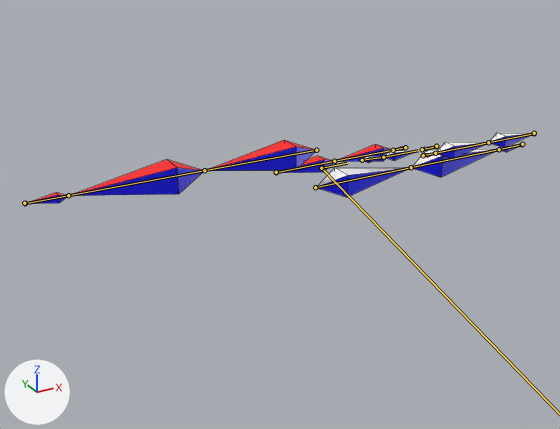
One commit to the FBX model DirectX/Resources/Fbx/boss1/boss1.fbx: the scene before it, then after it.
Camera for both pictures: a camera (50 mm lens) standing at (-126.0, 249.9, 181.9) and looking at (-11.8, 457.6, 78.1). Lighting does not change. The marker at lower left points along +X, +Y and +Z. The bones that bend it are drawn over the model as lines. Mesh edges are drawn as thin lines.

In view in the first picture: 'body'.
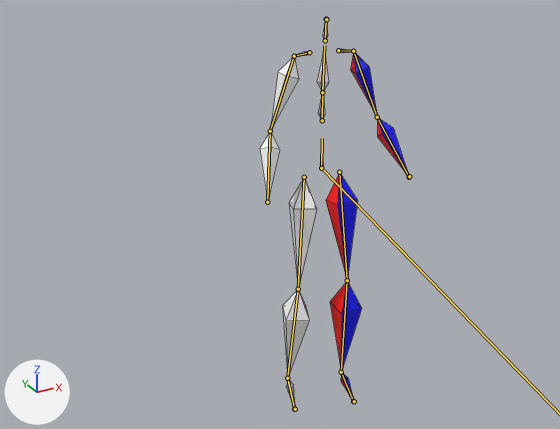
The newer file adds an action. The first version stands in its rest pose; the second is drawn at frame 1 of the action 'dataset-1_bow_active_001|nearAttack_start'.

What the commit changed:
Bone 'Hips' (bone_hips) turns from (0, 0, 0) to (-5, -5, 89) degrees about its own x, y and z.
Bone 'Spine' (bone_spine) turns from (0, 0, 0) to (-89, 92, -86) degrees about its own x, y and z.
Bone 'Shoulder_L' (bone_shoulder_l) turns from (0, 0, 0) to (90, 6, -92) degrees about its own x, y and z.
Bone 'UpperArm_L' (bone_upperarm_l) turns from (0, 0, 0) to (2, 6, -60) degrees about its own x, y and z.
Bone 'LowerArm_L' (bone_lowerarm_l) turns from (0, 0, 0) to (30, -8, -5) degrees about its own x, y and z.
Bone 'Shoulder_R' (bone_shoulder_r) turns from (0, 0, 0) to (-91, -8, 88) degrees about its own x, y and z.
Bone 'UpperArm_R' (bone_upperarm_r) turns from (0, 0, 0) to (3, -7, -65) degrees about its own x, y and z.
Bone 'LowerArm_R' (bone_lowerarm_r) turns from (0, 0, 0) to (-28, -14, 7) degrees about its own x, y and z.
Bone 'UpperLeg_L' (bone_upperleg_l) turns from (0, 0, 0) to (3, -4, -177) degrees about its own x, y and z.
Bone 'LowerLeg_L' (bone_lowerleg_l) turns from (0, 0, 0) to (-13, 0, 0) degrees about its own x, y and z.
Bone 'Foot_L' (bone_foot_l) turns from (0, 0, 0) to (56, 0, -1) degrees about its own x, y and z.
Bone 'UpperLeg_R' (bone_upperleg_r) turns from (0, 0, 0) to (-1, -166, -4) degrees about its own x, y and z.
Bone 'LowerLeg_R' (bone_lowerleg_r) turns from (0, 0, 0) to (15, 0, 0) degrees about its own x, y and z.
Bone 'Foot_R' (bone_foot_r) turns from (0, 0, 0) to (-63, -5, -5) degrees about its own x, y and z.

Location of each change, [x1, y1, x2, y2] in pixels of the pictures (560 x 429 px):
'body', posed (70% narrower, 440% taller)
    before: [26, 133, 533, 204]
    after: [260, 21, 409, 409]
bone 'Hips', root to tip
    before: (321, 168) to (347, 163)
    after: (321, 168) to (322, 138)
bone 'Spine', root to tip
    before: (362, 160) to (383, 157)
    after: (322, 120) to (322, 92)
bone 'Shoulder_L', root to tip
    before: (423, 155) to (435, 153)
    after: (338, 50) to (353, 51)
bone 'UpperArm_L', root to tip
    before: (435, 153) to (488, 142)
    after: (353, 51) to (377, 117)
bone 'LowerArm_L', root to tip
    before: (488, 142) to (534, 133)
    after: (377, 117) to (409, 177)
bone 'Shoulder_R', root to tip
    before: (405, 147) to (393, 150)
    after: (309, 52) to (294, 56)
bone 'UpperArm_R', root to tip
    before: (393, 150) to (334, 161)
    after: (294, 56) to (270, 131)
bone 'LowerArm_R', root to tip
    before: (334, 161) to (276, 172)
    after: (270, 131) to (267, 202)
bone 'UpperLeg_L', root to tip
    before: (315, 187) to (411, 167)
    after: (339, 172) to (347, 280)
bone 'LowerLeg_L', root to tip
    before: (411, 167) to (499, 149)
    after: (347, 280) to (341, 372)
bone 'Foot_L', root to tip
    before: (499, 149) to (522, 144)
    after: (341, 372) to (353, 401)
bone 'UpperLeg_R', root to tip
    before: (316, 150) to (204, 170)
    after: (304, 177) to (298, 289)
bone 'LowerLeg_R', root to tip
    before: (204, 170) to (68, 195)
    after: (298, 289) to (287, 378)
bone 'Foot_R', root to tip
    before: (68, 195) to (25, 203)
    after: (287, 378) to (294, 409)
